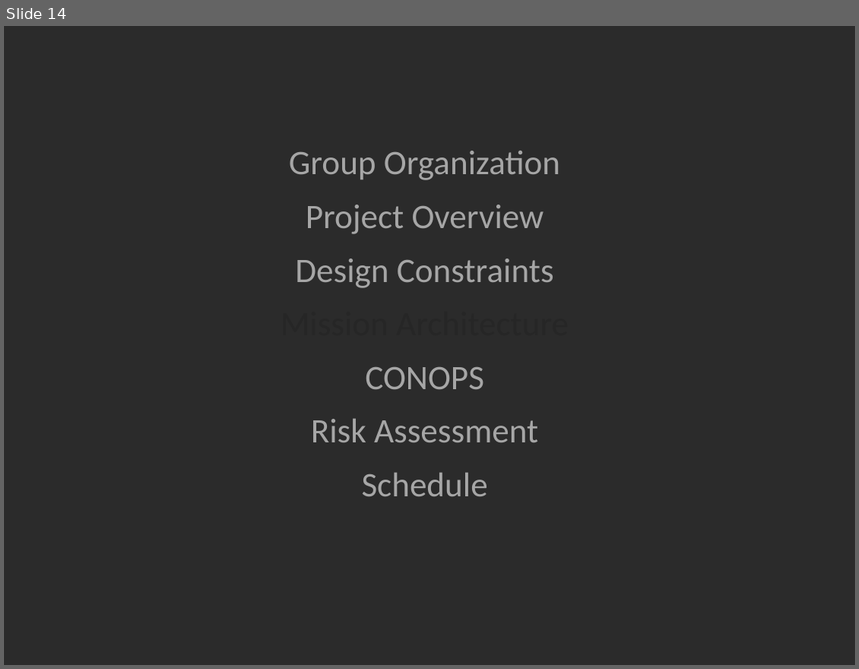
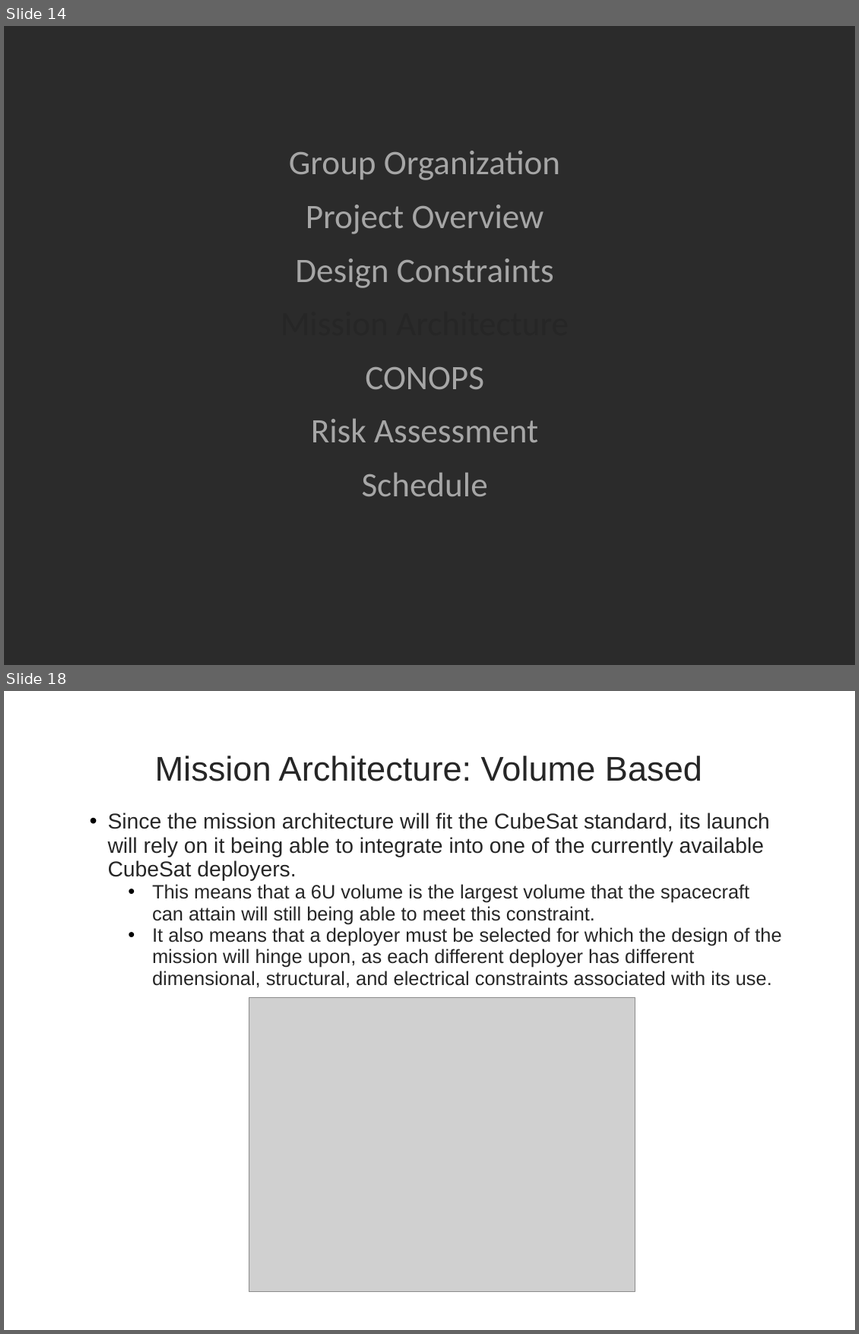
Before and after one commit to RascalSeniorDesign/Preliminary-Design, a slide deck: CMQA/Presentations/First-Semester-Presentation (Internal Use Only).ppt. Shown one above the other, each under a label of ours: slide 14 before the commit, slides 14 and 18 after it; the slides between them are not shown. The pictures are 859x669 and 859x1334 pixels, drawn with LibreOffice and Linux fonts; fonts in the diff are those of the drawing; grey boxes stand for pictures; background and template pictures are left out; a plain dark background stands for a picture behind light text. Boxes give left, top, right and bottom in pixels: in the first picture for what was removed or moved away, otherwise in the second. Text is boxed around its words. In the diff, an @@ line names an element or a change of style, - is before the commit and + after.

```diff
--- a/CMQA/Presentations/First-Semester-Presentation (Internal Use Only).ppt
+++ b/CMQA/Presentations/First-Semester-Presentation (Internal Use Only).ppt
@@ slide 18 added at [4,691,855,1330], background picture (left out) @@
@@ title added at [155,756,702,781], 32 pt, text #262626 @@
+Mission Architecture: Volume Based
@@ text added at [108,813,781,988], 18 pt, text #262626 @@
+• Since the mission architecture will fit the CubeSat standard, its launch will rely on it being able to integrate into one of the currently available CubeSat deployers.
+  • This means that a 6U volume is the largest volume that the spacecraft can attain will still being able to meet this constraint.
+  • It also means that a deployer must be selected for which the design of the mission will hinge upon, as each different deployer has different dimensional, structural, and electrical constraints associated with its use.
@@ picture added at [249,997,636,1291] @@
@@ text added at [294,1301,563,1330], 14 pt, text #FFFFFF @@
+Team Bravo
@@ page number added at [810,1307,840,1330], 14 pt, text #FFFFFF @@
+18
```
Also in this commit, not shown: 24 slides changed, 5 other slides added, 3 slides removed.
